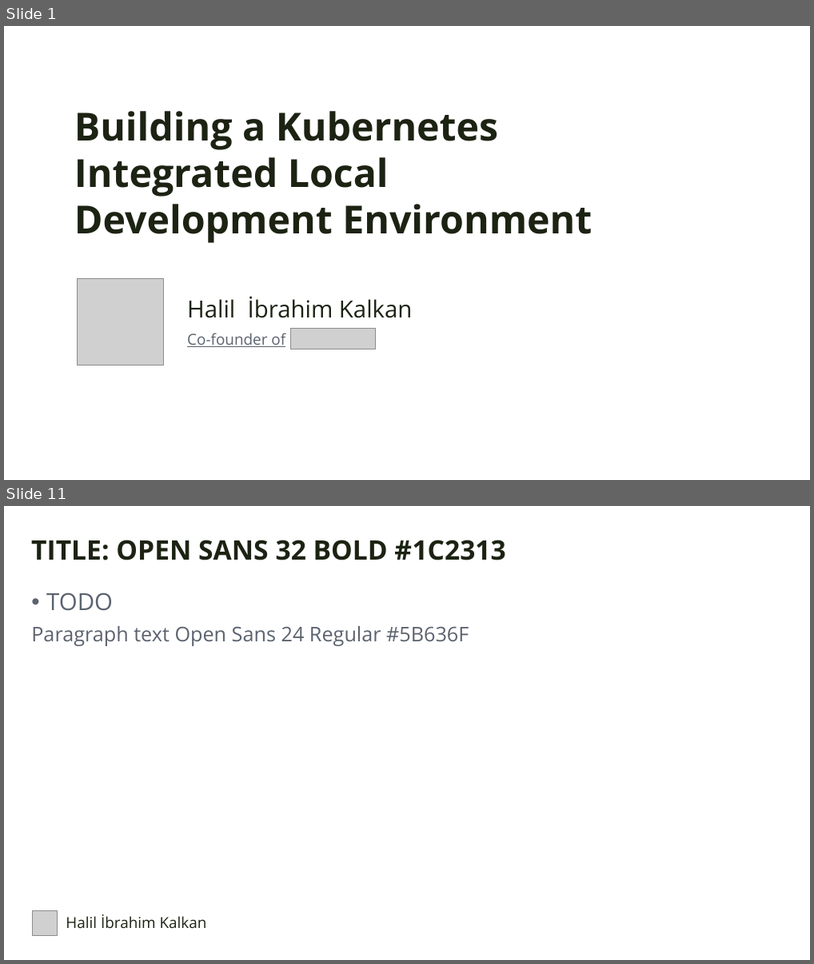
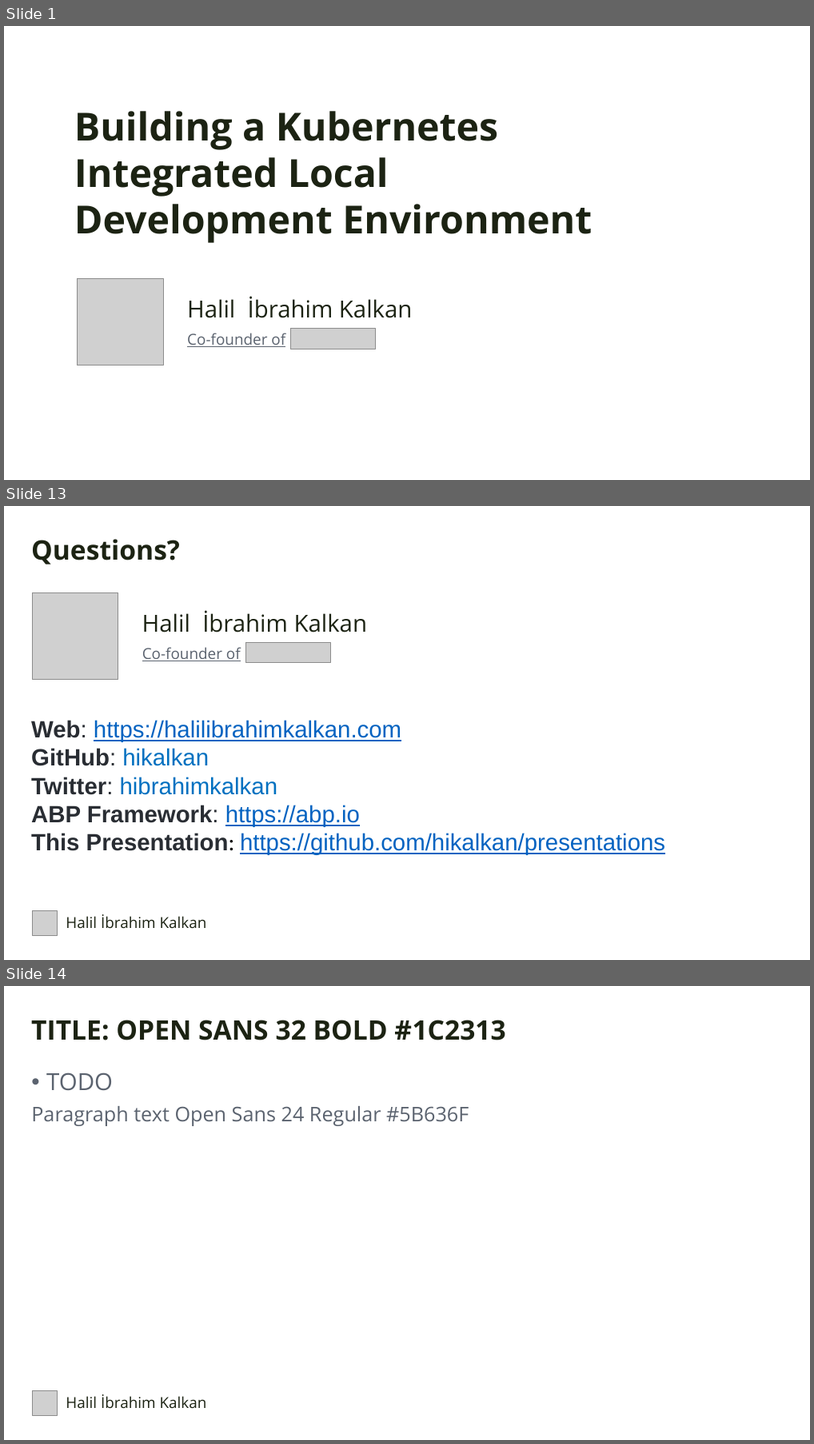
Before and after one commit to hikalkan/presentations, a slide deck: 2023-10-07 Devnot Kubernetes Integrated Development/KubernetesIntegratedDevelopment2023.pptx. Shown one above the other, each under a label of ours: slides 1 and 11 before the commit, slides 1, 13 and 14 after it; the slides between them are not shown. The pictures are 814x964 and 814x1444 pixels, drawn with LibreOffice and Linux fonts; fonts in the diff are those of the drawing; grey boxes stand for pictures; background and template pictures are left out. Boxes give left, top, right and bottom in pixels: in the first picture for what was removed or moved away, otherwise in the second. Text is boxed around its words. In the diff, an @@ line names an element or a change of style, - is before the commit and + after.

```diff
--- a/2023-10-07 Devnot Kubernetes Integrated Development/KubernetesIntegratedDevelopment2023.pptx
+++ b/2023-10-07 Devnot Kubernetes Integrated Development/KubernetesIntegratedDevelopment2023.pptx
@@ slide 13 added at box(4, 506, 810, 960), background picture (left out) @@
@@ text added at box(31, 539, 180, 564), 32 pt, text #1C2313, bold @@
+Questions?
@@ picture added at box(32, 593, 118, 680) @@
@@ text added at box(142, 610, 368, 632), 28 pt, text #1C2313 @@
+Halil İbrahim Kalkan
@@ text added at box(142, 647, 241, 661), 18 pt, text #5B636F, underline @@
+Co-founder of
@@ picture added at box(246, 642, 330, 663) @@
@@ text added at box(31, 720, 666, 855), 28 pt, text #0563C1, underline @@
+Web: https://halilibrahimkalkan.com
+GitHub: hikalkan
+Twitter: hibrahimkalkan
+ABP Framework: https://abp.io
+This Presentation: https://github.com/hikalkan/presentations
@@ picture added at box(32, 910, 57, 935) @@
@@ text added at box(66, 914, 207, 928), 18 pt, text #1C2313 @@
+Halil İbrahim Kalkan
@@ what was slide 11 is now slide 14 @@
```
Also in this commit, not shown: 1 slide changed, 10 other slides added, 11 slides removed.
